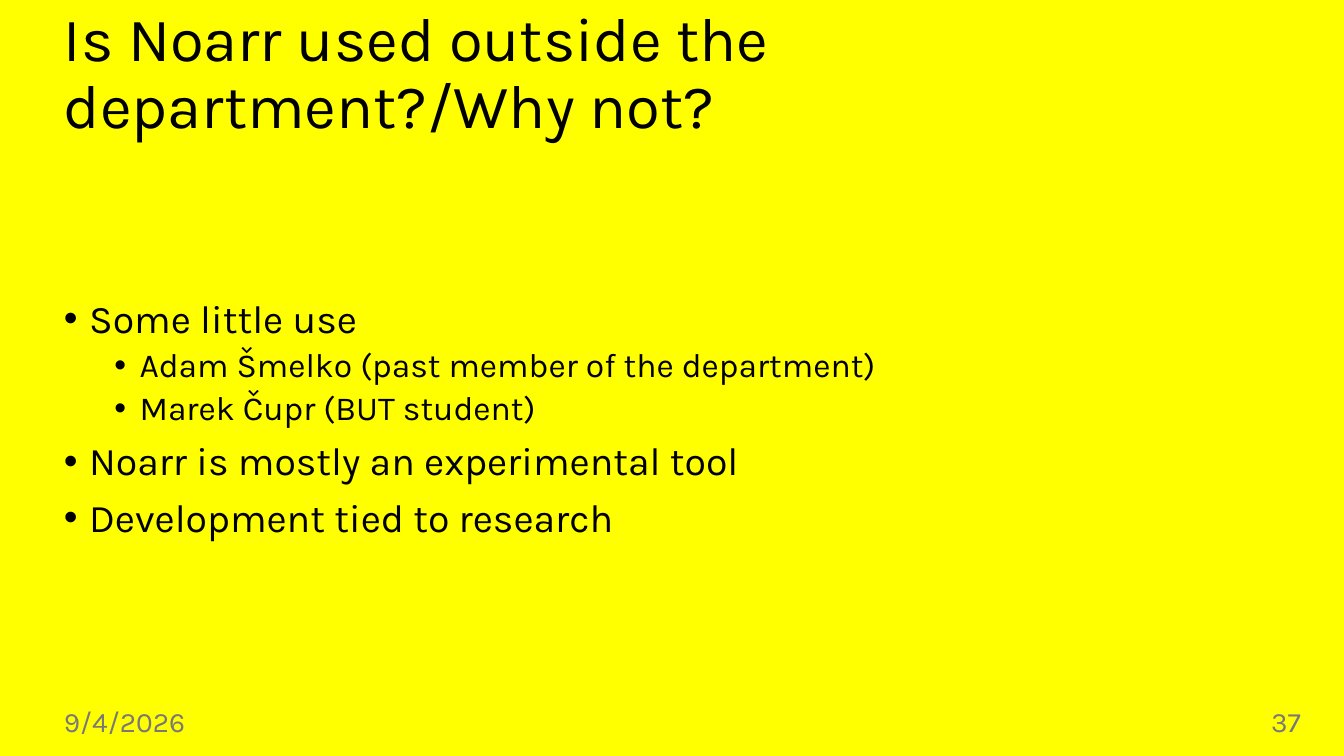
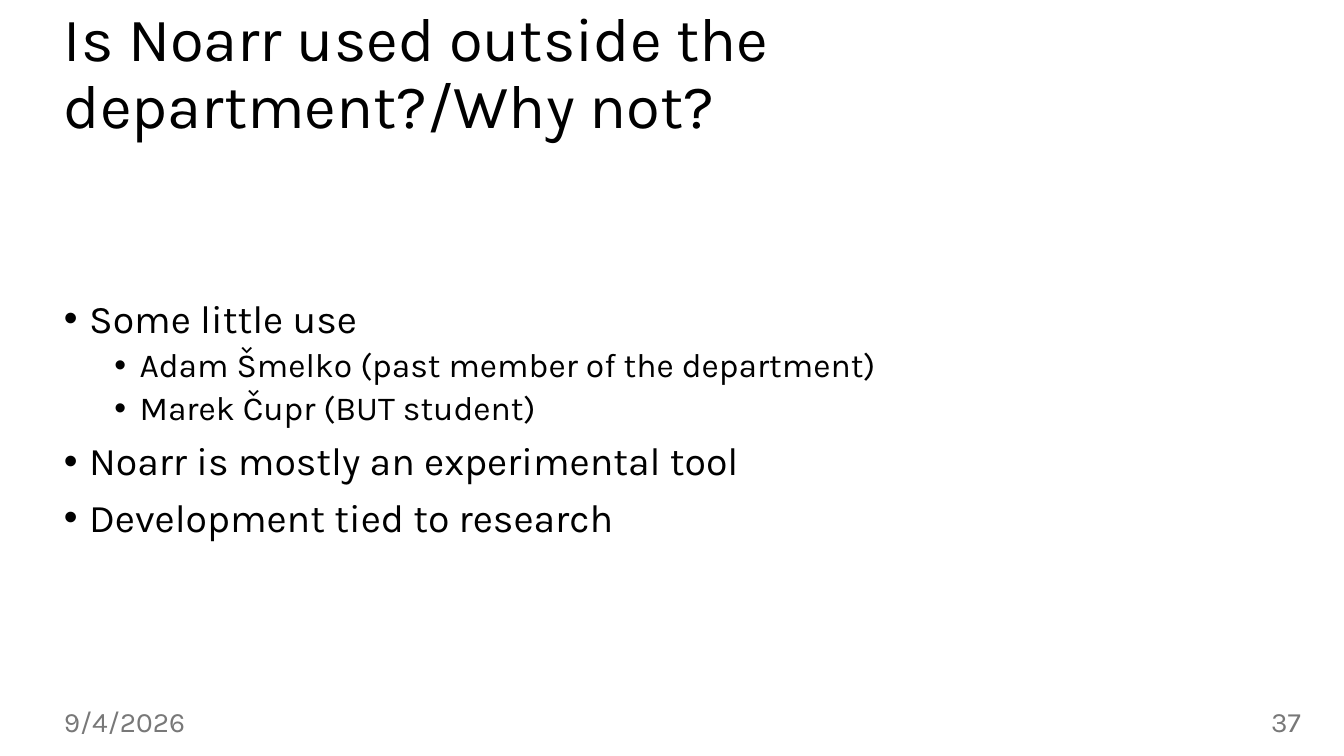
Before and after one commit to jiriklepl/phd-thesis, a slide deck: slide 37 of slides/Optimizing Memory Layouts and Traversal Orders in High-Performance Computing.pptx. Drawn at 1344x756 pixels with LibreOffice and Linux fonts; fonts in the diff are those of the drawing; background and template pictures are left out. Boxes give left, top, right and bottom in pixels: in the first picture for what was removed or moved away, otherwise in the second. Text is boxed around its words. In the diff, an @@ line names an element or a change of style, - is before the commit and + after.

```diff
--- a/slides/Optimizing Memory Layouts and Traversal Orders in High-Performance Computing.pptx
+++ b/slides/Optimizing Memory Layouts and Traversal Orders in High-Performance Computing.pptx
@@ background #FFFF00 to #FFFFFF @@
```
Also in this commit, not shown: 9 other slides changed.
